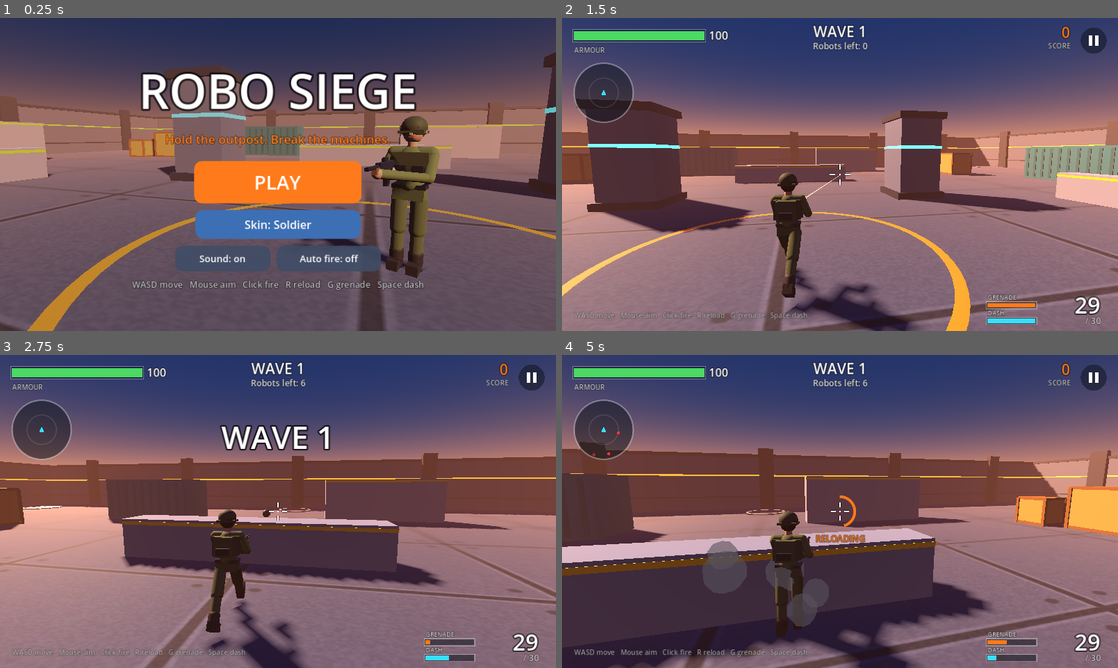
Above: before the commit, frames 1-4 (two rows, left to right).
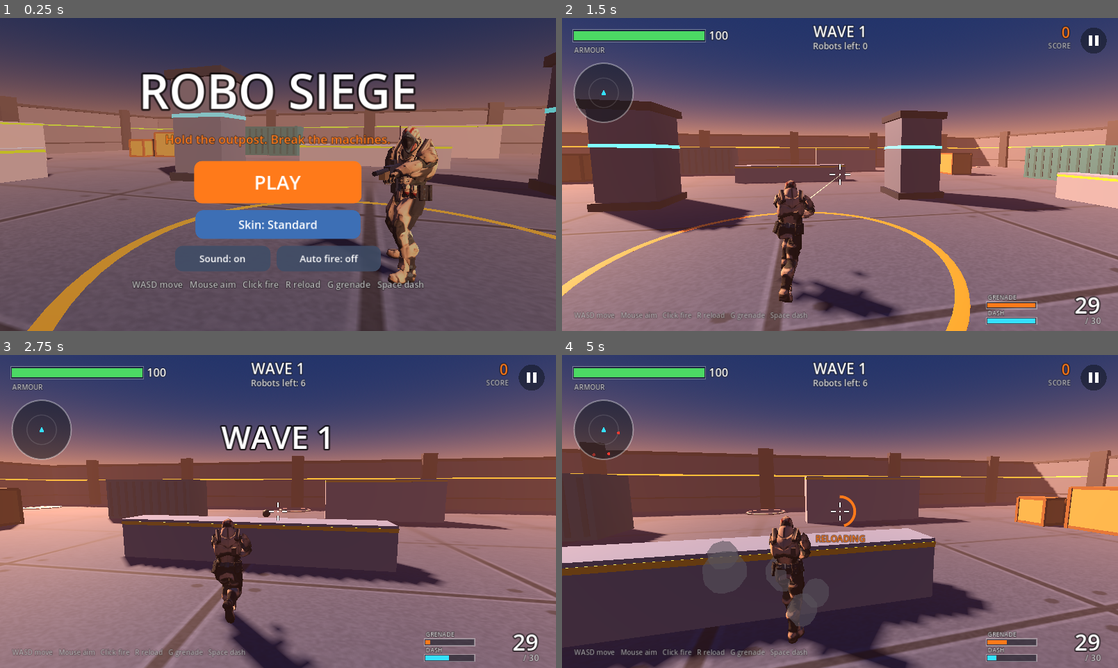
Above: after the commit, the same moments.

Repository: abrar1499/AI-GAMES
Game: Godot game, scene res://main.tscn
Same seed, same stepped clock (60 frames per second), same inputs: the game is played once before the commit and once after it.
Inputs (mouse positions are in pixels of both pictures, inside the frame that each line leads up to):
- Up to frame 1 (0.25 s): no input
- Up to frame 2 (1.5 s): click "PLAY" at 0.5 s; tap Enter at 1.25 s; move the mouse to (867, 174) at 1.27 s; hold W from 1.28 s (still down); tap R at 1.35 s; click (867, 174) at 1.42 s
- Up to frame 3 (2.75 s): keep holding W; tap Space at 1.52, 2.27 s; move the mouse to (250, 511) at 2.02 s; tap G at 2.1 s
- Up to frame 4 (5 s): keep holding W; move the mouse to (851, 505) at 2.77 s; tap Shift at 2.85 s; move the mouse to (834, 517) at 3.52 s; tap P at 3.6 s; click (834, 517) at 3.67 s; tap Space at 3.77, 4.52 s; move the mouse to (878, 514) at 4.27 s; tap R at 4.35 s

The runs differ from the first frame. In frame 1, 3.6% of the frame differs, in the area x 42-80%, y 31-86%; in frame 2, 2.8%; in frame 3, 2.2%; in frame 4, 1.8%.

Commit message:
Use a rigged soldier model for the Robo Siege player
The player was assembled from capsules and boxes and did not look like
a real person. It is now a skinned, textured soldier with idle, walk
and run animations.

- rig.gd loads assets/soldier.glb, plays the animation that matches the
  speed (in reverse when stepping backwards), and removes the arm
  tracks so the arms are free
- A two-bone reach bends each arm so the hands stay on the rifle as it
  tilts with the aim; the fingers are curled round it once at start
- The four skins become four uniform colours over the same model
- README credits the model (three.js examples, originally Mixamo) and
  notes its terms of use

Co-Authored-By: Claude Fable 5.2 <noreply@anthropic.com>
Claude-Session: https://claude.ai/code/session_01U3zDcAnATwWitWEYXQZVfg

Diff:
--- a/robo-siege/player.gd
+++ b/robo-siege/player.gd
@@ -175,6 +175,7 @@
 	rig.aim_pitch = cam_pitch
 	rig.speed = Vector2(velocity.x, velocity.z).length()
 	rig.lean = move.x
+	rig.backwards = move.y < -0.35
 
 
 func _process(dt: float) -> void:
--- a/robo-siege/rig.gd
+++ b/robo-siege/rig.gd
@@ -7,17 +7,14 @@
 
 enum Kind { TROOPER, GRUNT, RUSHER, HEAVY, BOSS }
 
-## The outfits the player can choose. hat: 0 hair, 1 helmet, 2 beret, 3 cap
-## and sunglasses.
+const SOLDIER := preload("res://assets/soldier.glb")
+
+## The uniforms the player can choose: a colour wash over the soldier model.
 const LOOKS := [
-	{"name": "Soldier", "skin": Color("c98f6b"), "hair": Color("1c1612"), "shirt": Color("5c6b3a"), "trousers": Color("4a5730"),
-		"vest": Color("3b4426"), "pack": Color("4a5730"), "accent": Color("5c6b3a"), "hat": 1, "beard": false, "sleeves": true},
-	{"name": "Commando", "skin": Color("8d5a3b"), "hair": Color("0f0d0c"), "shirt": Color("23262d"), "trousers": Color("1b1d22"),
-		"vest": Color("31353e"), "pack": Color("23262d"), "accent": Color("b3202a"), "hat": 2, "beard": true, "sleeves": false},
-	{"name": "Desert", "skin": Color("e2b28f"), "hair": Color("6b4423"), "shirt": Color("c2a878"), "trousers": Color("a58d62"),
-		"vest": Color("7d6a48"), "pack": Color("8f7a54"), "accent": Color("7d6a48"), "hat": 3, "beard": false, "sleeves": true},
-	{"name": "Street", "skin": Color("a9714e"), "hair": Color("15110e"), "shirt": Color("e8e8ea"), "trousers": Color("2f4a7a"),
-		"vest": Color("d9541e"), "pack": Color("2b2b30"), "accent": Color("d9541e"), "hat": 0, "beard": true, "sleeves": false},
+	{"name": "Standard", "tint": Color(1.0, 1.0, 1.0)},
+	{"name": "Desert", "tint": Color(1.25, 1.05, 0.72)},
+	{"name": "Jungle", "tint": Color(0.62, 0.95, 0.55)},
+	{"name": "Night", "tint": Color(0.42, 0.5, 0.72)},
 ]
 
 ## Metres per second over the ground; drives the legs.
@@ -28,6 +25,8 @@
 var lean := 0.0
 ## 0..1, makes the eye glow before a robot fires.
 var charge := 0.0
+## Walking backwards: the soldier's steps play in reverse.
+var backwards := false
 
 var body: Node3D
 var upper: Node3D
@@ -46,6 +45,11 @@
 var _time := 0.0
 var _gun_rest := Vector3.ZERO
 var _eye_energy := 2.0
+var _model: Node3D
+var _skeleton: Skeleton3D
+var _anim: AnimationPlayer
+var _arms: Array = []
+var _chest := -1
 
 static var _mats := {}
 static var _flash_mat: StandardMaterial3D
@@ -112,7 +116,7 @@
 	body = _pivot(self, Vector3.ZERO)
 	match kind:
 		Kind.TROOPER:
-			_build_human(look)
+			_build_soldier(look)
 		Kind.GRUNT:
 			_build_robot(Color("7f93ad"), Color("3a4458"), Color("ff3b30"), 1.0, false)
 		Kind.RUSHER:
@@ -125,109 +129,142 @@
 		_gun_rest = gun.position
 
 
-## A rounded limb from one point to another.
-func _limb(parent: Node3D, from: Vector3, to: Vector3, radius: float, material: Material) -> MeshInstance3D:
-	var mesh := CapsuleMesh.new()
-	mesh.radius = radius
-	mesh.height = from.distance_to(to) + radius * 2.0
-	mesh.radial_segments = 12
-	mesh.rings = 4
-	var mi := _add(parent, mesh, (from + to) * 0.5, material)
-	var along := (to - from).normalized()
-	# A capsule stands along Y; turn that axis onto the limb.
-	var side := along.cross(Vector3.FORWARD if absf(along.z) < 0.9 else Vector3.RIGHT).normalized()
-	mi.basis = Basis(side, along, side.cross(along))
-	return mi
-
-
-## The player: a person in uniform. `look` picks one of LOOKS.
-func _build_human(look: int) -> void:
+## The player: a rigged soldier model with its own walk and run animations.
+## `look` picks one of LOOKS (a colour wash over the uniform).
+func _build_soldier(look: int) -> void:
 	var l: Dictionary = LOOKS[clampi(look, 0, LOOKS.size() - 1)]
-	var skin := mat(l.skin, 0.0, 0.0, 0.75)
-	var shirt := mat(l.shirt, 0.0, 0.0, 0.85)
-	var trousers := mat(l.trousers, 0.0, 0.0, 0.9)
-	var vest := mat(l.vest, 0.0, 0.1, 0.7)
-	var hair := mat(l.hair, 0.0, 0.0, 0.9)
-	var boots := mat(Color("23201d"), 0.0, 0.1, 0.6)
+	_model = SOLDIER.instantiate()
+	body.add_child(_model)
+	_skeleton = _model.find_child("Skeleton3D", true, false)
+	_anim = _model.find_child("AnimationPlayer", true, false)
+	for child in _skeleton.get_children():
+		if child is MeshInstance3D:
+			var mi: MeshInstance3D = child
+			meshes.append(mi)
+			# Tint a private copy of the material so each look is its own colour.
+			for surface in mi.mesh.get_surface_count():
+				var m: StandardMaterial3D = mi.get_active_material(surface).duplicate()
+				m.albedo_color = l.tint
+				mi.set_surface_override_material(surface, m)
+
+	# The arms hold the rifle, so the walk and run must not swing them.
+	for anim_name in _anim.get_animation_list():
+		var anim := _anim.get_animation(anim_name)
+		anim.loop_mode = Animation.LOOP_LINEAR
+		for t in range(anim.get_track_count() - 1, -1, -1):
+			var path := str(anim.track_get_path(t))
+			if path.contains("Arm") or path.contains("Hand") or path.contains("Shoulder"):
+				anim.remove_track(t)
+	_anim.play("Idle")
+
+	for side: String in ["Right", "Left"]:
+		var arm := _skeleton.find_bone("mixamorig_%sArm" % side)
+		var fore := _skeleton.find_bone("mixamorig_%sForeArm" % side)
+		var hand := _skeleton.find_bone("mixamorig_%sHand" % side)
+		_arms.append({
+			"arm": arm, "fore": fore, "hand": hand,
+			"upper_len": _skeleton.get_bone_rest(fore).origin.length(),
+			"fore_len": _skeleton.get_bone_rest(hand).origin.length(),
+		})
+	_chest = _skeleton.find_bone("mixamorig_Spine2")
+
+	# Curl the fingers round the rifle. In the model's rest pose the arms
+	# are straight out sideways, palms down, so a finger closes by turning
+	# about the model's front-to-back axis.
+	for side: String in ["Right", "Left"]:
+		var way := 1.0 if side == "Right" else -1.0
+		for finger: String in ["Index", "Middle", "Ring", "Pinky"]:
+			for joint in range(1, 4):
+				var bone := _skeleton.find_bone("mixamorig_%sHand%s%d" % [side, finger, joint])
+				if bone < 0:
+					continue
+				var rest_global := _skeleton.get_bone_global_rest(bone).basis.orthonormalized()
+				var axis := (rest_global.inverse() * Vector3(0, 1, 0)).normalized()
+				var rest := _skeleton.get_bone_rest(bone).basis.get_rotation_quaternion()
+				_skeleton.set_bone_pose_rotation(bone, rest * Quaternion(axis, way * 0.95))
+
 	var metal := mat(Color("2a2d33"), 0.0, 0.7, 0.35)
-	var wood := mat(Color("6b4a2b"), 0.0, 0.0, 0.8)
 	var dark := mat(Color("16181d"), 0.0, 0.2, 0.5)
-
-	# Legs swing from the hip.
-	hip_l = _pivot(body, Vector3(-0.11, 0.92, 0))
-	hip_r = _pivot(body, Vector3(0.11, 0.92, 0))
-	for hip: Node3D in [hip_l, hip_r]:
-		_limb(hip, Vector3(0, -0.04, 0), Vector3(0, -0.42, 0.01), 0.095, trousers)
-		_limb(hip, Vector3(0, -0.44, 0.01), Vector3(0, -0.78, 0.02), 0.075, trousers)
-		_box(hip, Vector3(0.13, 0.12, 0.28), Vector3(0, -0.86, -0.04), boots)
-		_limb(hip, Vector3(0, -0.72, 0.02), Vector3(0, -0.82, 0.02), 0.085, boots)
-
-	upper = _pivot(body, Vector3(0, 0.92, 0))
-	_box(upper, Vector3(0.34, 0.16, 0.21), Vector3(0, 0.03, 0), trousers)          # hips
-	_box(upper, Vector3(0.36, 0.05, 0.22), Vector3(0, 0.11, 0), dark)             # belt
-	_limb(upper, Vector3(0, 0.16, 0), Vector3(0, 0.44, 0), 0.145, shirt)          # torso
-	_box(upper, Vector3(0.4, 0.3, 0.31), Vector3(0, 0.36, 0), vest)               # vest
-	_box(upper, Vector3(0.12, 0.09, 0.05), Vector3(-0.1, 0.32, -0.17), dark)      # pouches
-	_box(upper, Vector3(0.12, 0.09, 0.05), Vector3(0.08, 0.32, -0.17), dark)
-	_limb(upper, Vector3(-0.2, 0.5, 0), Vector3(0.2, 0.5, 0), 0.075, shirt)       # shoulders
-	_limb(upper, Vector3(0, 0.54, 0), Vector3(0, 0.62, 0), 0.055, skin)           # neck
-
-	# Head, with a face for the menu and the death fall.
-	var head := _pivot(upper, Vector3(0, 0.74, 0))
-	_ball(head, 0.115, Vector3.ZERO, skin, 1.16)
-	_ball(head, 0.022, Vector3(-0.042, 0.015, -0.103), dark)                      # eyes
-	_ball(head, 0.022, Vector3(0.042, 0.015, -0.103), dark)
-	_box(head, Vector3(0.05, 0.012, 0.02), Vector3(-0.042, 0.048, -0.105), hair)  # brows
-	_box(head, Vector3(0.05, 0.012, 0.02), Vector3(0.042, 0.048, -0.105), hair)
-	_box(head, Vector3(0.028, 0.045, 0.035), Vector3(0, -0.01, -0.118), skin)     # nose
-	_box(head, Vector3(0.055, 0.012, 0.02), Vector3(0, -0.058, -0.103), mat(Color("8a4b3c"), 0.0, 0.0, 0.8))
-	_ball(head, 0.03, Vector3(-0.115, 0.0, 0), skin)                              # ears
-	_ball(head, 0.03, Vector3(0.115, 0.0, 0), skin)
-	if l.beard:
-		_ball(head, 0.1, Vector3(0, -0.06, -0.035), hair, 0.9)
-	match int(l.hat):
-		0:  # short hair
-			_ball(head, 0.122, Vector3(0, 0.035, 0.02), hair, 1.05)
-		1:  # helmet
-			_ball(head, 0.145, Vector3(0, 0.045, 0.01), vest, 0.95)
-			_box(head, Vector3(0.27, 0.03, 0.3), Vector3(0, 0.0, 0.0), vest)
-			_ball(head, 0.118, Vector3(0, 0.0, 0.03), hair, 1.0)
-		2:  # beret
-			_ball(head, 0.122, Vector3(0, 0.03, 0.025), hair, 1.0)
-			_ball(head, 0.14, Vector3(0.025, 0.11, 0.0), mat(l.accent, 0.0, 0.0, 0.9), 0.42)
-		3:  # cap and sunglasses
-			_ball(head, 0.125, Vector3(0, 0.05, 0.015), mat(l.accent, 0.0, 0.0, 0.9), 0.9)
-			_box(head, Vector3(0.2, 0.02, 0.14), Vector3(0, 0.055, -0.14), mat(l.accent, 0.0, 0.0, 0.9))
-			_box(head, Vector3(0.2, 0.045, 0.03), Vector3(0, 0.015, -0.105), dark)
-			_ball(head, 0.118, Vector3(0, -0.005, 0.035), hair, 0.95)
-
-	# The rifle, then arms reaching for it.
-	gun = _pivot(upper, Vector3(0.17, 0.36, -0.42))
-	_box(gun, Vector3(0.06, 0.11, 0.5), Vector3(0, 0, 0), metal)
-	_box(gun, Vector3(0.05, 0.18, 0.08), Vector3(0, -0.13, 0.06), metal)          # magazine
-	_box(gun, Vector3(0.045, 0.1, 0.07), Vector3(0, -0.09, 0.2), dark)            # grip
-	_tube(gun, 0.022, 0.34, Vector3(0, 0.02, -0.4), metal).rotation.x = PI * 0.5  # barrel
-	_box(gun, Vector3(0.05, 0.07, 0.2), Vector3(0, -0.02, -0.26), wood)           # handguard
-	_box(gun, Vector3(0.035, 0.045, 0.12), Vector3(0, 0.08, -0.02), dark)         # sight
-	_box(gun, Vector3(0.05, 0.1, 0.24), Vector3(0, -0.02, 0.36), wood)            # stock
-	muzzle = _pivot(gun, Vector3(0, 0.02, -0.58))
-
-	var sleeve: Material = shirt if l.sleeves else skin
-	var grip_r := gun.position + Vector3(0, -0.07, 0.2)
-	var grip_l := gun.position + Vector3(0, -0.05, -0.26)
-	var elbow_r := Vector3(0.3, 0.26, -0.06)
-	var elbow_l := Vector3(-0.22, 0.24, -0.2)
-	_limb(upper, Vector3(0.22, 0.48, 0), elbow_r, 0.062, shirt)
-	_limb(upper, elbow_r, grip_r, 0.052, sleeve)
-	_ball(upper, 0.058, grip_r, skin)
-	_limb(upper, Vector3(-0.22, 0.48, 0), elbow_l, 0.062, shirt)
-	_limb(upper, elbow_l, grip_l, 0.052, sleeve)
-	_ball(upper, 0.058, grip_l, skin)
-
-	# A small pack on the back, which is what the camera sees most.
-	_box(upper, Vector3(0.28, 0.3, 0.12), Vector3(0, 0.36, 0.21), mat(l.pack, 0.0, 0.0, 0.85))
-	_box(upper, Vector3(0.2, 0.1, 0.05), Vector3(0, 0.3, 0.29), dark)
+	var wood := mat(Color("5a4630"), 0.0, 0.0, 0.8)
+	gun = _pivot(body, Vector3(0.14, 1.32, -0.3))
+	gun.scale = Vector3.ONE * 1.2
+	_box(gun, Vector3(0.055, 0.1, 0.46), Vector3(0, 0, 0), metal)
+	_box(gun, Vector3(0.045, 0.17, 0.075), Vector3(0, -0.12, 0.04), metal)         # magazine
+	_box(gun, Vector3(0.04, 0.09, 0.06), Vector3(0, -0.085, 0.18), dark)          # grip
+	_tube(gun, 0.02, 0.32, Vector3(0, 0.02, -0.38), metal).rotation.x = PI * 0.5  # barrel
+	_box(gun, Vector3(0.05, 0.065, 0.2), Vector3(0, -0.02, -0.25), wood)          # handguard
+	_box(gun, Vector3(0.03, 0.04, 0.12), Vector3(0, 0.075, -0.02), dark)          # sight
+	_box(gun, Vector3(0.045, 0.09, 0.22), Vector3(0, -0.02, 0.33), wood)          # stock
+	muzzle = _pivot(gun, Vector3(0, 0.02, -0.56))
+	# The gun's own parts must not flash or tint with the body.
 	height = 1.85
+
+
+## Each frame: pick the animation for the speed, keep the rifle at the
+## chest, and bend both arms so the hands are on it.
+func _animate_soldier(dt: float) -> void:
+	var want := "Idle"
+	if speed > 3.6:
+		want = "Run"
+	elif speed > 0.4:
+		want = "Walk"
+	if _anim.current_animation != want:
+		_anim.play(want, 0.18)
+	var pace := 1.0
+	if want == "Run":
+		pace = clampf(speed / 5.5, 0.7, 1.6)
+	elif want == "Walk":
+		pace = clampf(speed / 1.7, 0.6, 1.8)
+	_anim.speed_scale = -pace if backwards and want != "Idle" else pace
+
+	if not is_inside_tree():
+		return
+	_recoil = move_toward(_recoil, 0.0, dt * 9.0)
+	body.rotation.z = lerpf(body.rotation.z, -lean * 0.08, minf(1.0, dt * 8.0))
+
+	# Rifle: in front of the chest, tilted with the aim, kicking back on a shot.
+	var to_rig := global_transform.affine_inverse() * _skeleton.global_transform
+	var chest: Vector3 = to_rig * _skeleton.get_bone_global_pose(_chest).origin
+	chest = body.transform.affine_inverse() * chest
+	gun.rotation.x = aim_pitch * 0.85 + _recoil * 0.05
+	gun.position = chest + Vector3(0.13, -0.07, -0.3) + Vector3(0, 0, _recoil * 0.05)
+
+	# Hands: right on the grip, left under the handguard.
+	var to_skeleton := _skeleton.global_transform.affine_inverse()
+	var grips := [gun.global_transform * Vector3(0.0, -0.07, 0.17), gun.global_transform * Vector3(0.0, -0.06, -0.24)]
+	var poles := [global_transform.basis * Vector3(0.5, -1.0, 0.3), global_transform.basis * Vector3(-0.7, -1.0, 0.0)]
+	for i in 2:
+		_reach(_arms[i], to_skeleton * (grips[i] as Vector3), (to_skeleton.basis * (poles[i] as Vector3)).normalized())
+
+
+## Bends an arm at the elbow so the hand reaches `target`. `pole` is the
+## way the elbow should point. All in the skeleton's own space.
+func _reach(arm: Dictionary, target: Vector3, pole: Vector3) -> void:
+	var shoulder: Vector3 = (_skeleton.get_bone_global_pose(_skeleton.get_bone_parent(arm.arm)) * _skeleton.get_bone_rest(arm.arm)).origin
+	var a: float = arm.upper_len
+	var b: float = arm.fore_len
+	var to := target - shoulder
+	var d := clampf(to.length(), absf(a - b) + 0.01, a + b - 0.01)
+	var dir := to.normalized()
+	# Where the elbow has to be for both bones to fit.
+	var along := (a * a - b * b + d * d) / (2.0 * d)
+	var out := sqrt(maxf(a * a - along * along, 0.0))
+	var side := (pole - dir * pole.dot(dir)).normalized()
+	var elbow := shoulder + dir * along + side * out
+	_point_bone(arm.arm, arm.fore, elbow - shoulder)
+	_point_bone(arm.fore, arm.hand, shoulder + dir * d - elbow)
+	# The hand carries on in line with the forearm.
+	_skeleton.set_bone_pose_rotation(arm.hand, _skeleton.get_bone_rest(arm.hand).basis.get_rotation_quaternion())
+
+
+## Turns `bone` so that it points along `dir`; `child` tells which way the
+## bone runs.
+func _point_bone(bone: int, child: int, dir: Vector3) -> void:
+	var parent := _skeleton.get_bone_global_pose(_skeleton.get_bone_parent(bone)).basis.orthonormalized()
+	var rest: Basis = parent * _skeleton.get_bone_rest(bone).basis.orthonormalized()
+	var now := (rest * _skeleton.get_bone_rest(child).origin).normalized()
+	var turned := Basis(Quaternion(now, dir.normalized())) * rest
+	_skeleton.set_bone_pose_rotation(bone, (parent.inverse() * turned).get_rotation_quaternion())
 
 
 ## Grunts, heavies and the boss share a shape; `wide` adds shoulder guns.
@@ -295,6 +332,10 @@
 	_time += dt
 	if body == null:
 		return
+	if _model:
+		_animate_soldier(dt)
+		_tick_flash(dt)
+		return
 	var moving := clampf(speed / 4.0, 0.0, 1.0)
 	_phase += dt * (3.0 + speed * 1.6) * moving
 	var swing := sin(_phase) * 0.75 * moving
@@ -313,6 +354,10 @@
 	if eye_mat:
 		eye_mat.emission_energy_multiplier = _eye_energy + charge * 7.0 + sin(_time * 5.0) * 0.4
 
+	_tick_flash(dt)
+
+
+func _tick_flash(dt: float) -> void:
 	if _flash > 0.0:
 		_flash -= dt
 		if _flash <= 0.0:
Binary file added: robo-siege/assets/soldier.glb
Not shown, added: robo-siege/assets/soldier.glb.import
Binary file added: robo-siege/assets/soldier_file2.jpg
Not shown, added: robo-siege/assets/soldier_file2.jpg.import
Binary file added: robo-siege/assets/soldier_vanguard_vanguard_diffuse_tga.jpg
Not shown, added: robo-siege/assets/soldier_vanguard_vanguard_diffuse_tga.jpg.import
Binary file changed: robo-siege/media/gameplay.gif
Binary file changed: robo-siege/media/screenshots.png
Binary file changed: robo-siege/media/skins.png
